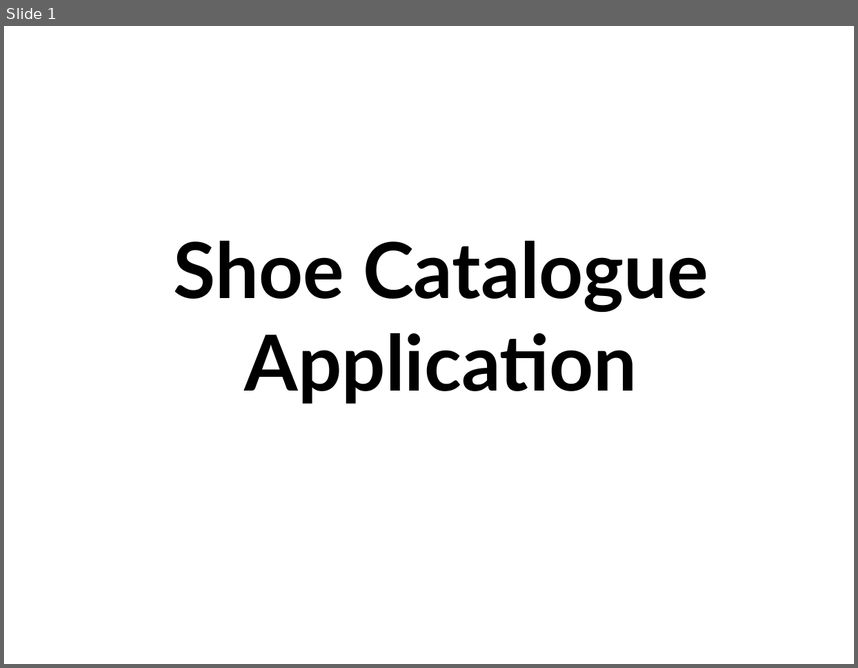
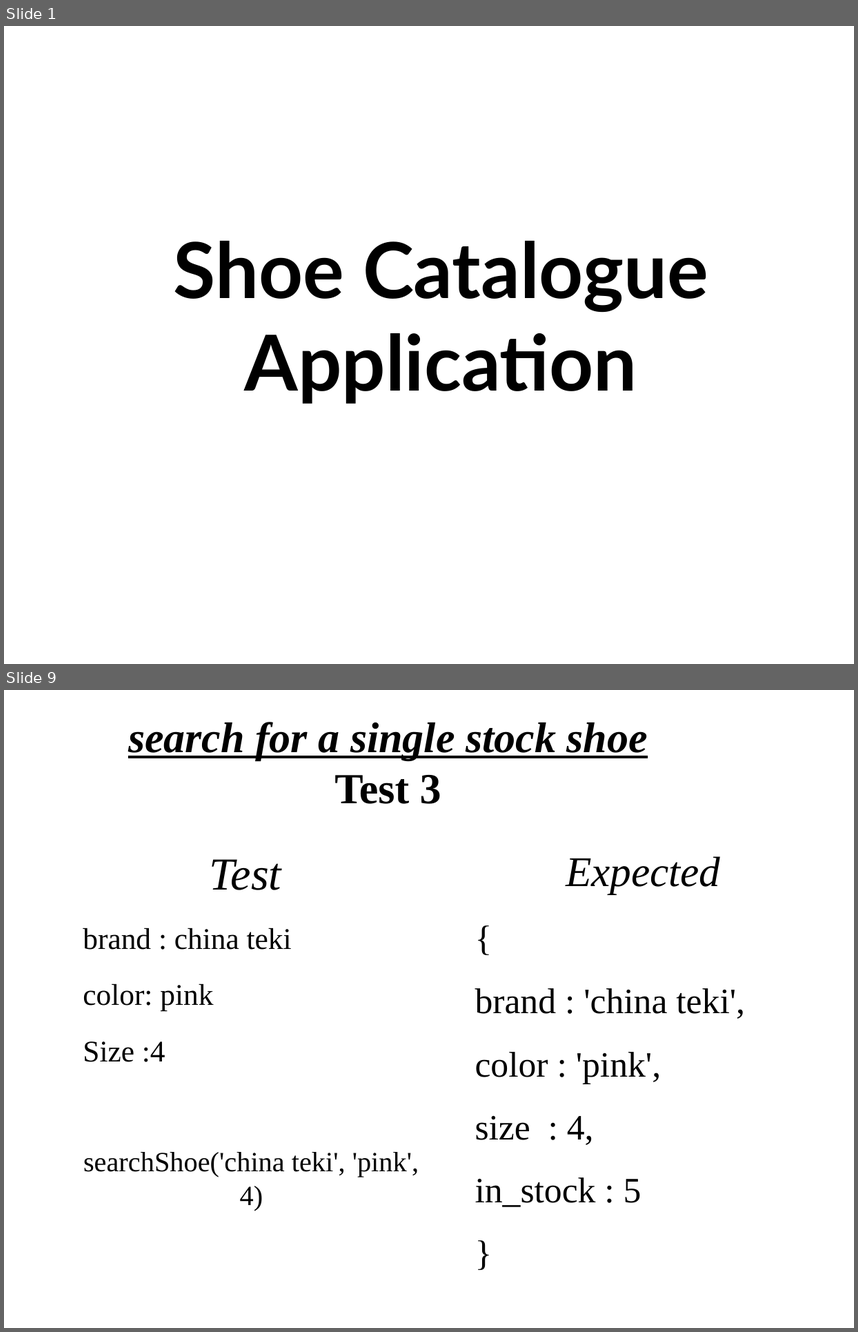
Before and after one commit to TaSiya/shoe, a slide deck: project presentation.odp. Shown one above the other, each under a label of ours: slide 1 before the commit, slides 1 and 9 after it; the slides between them are not shown. The pictures are 858x668 and 858x1332 pixels, drawn with LibreOffice and Linux fonts; fonts in the diff are those of the drawing; background and template pictures are left out. Boxes give left, top, right and bottom in pixels: in the first picture for what was removed or moved away, otherwise in the second. Text is boxed around its words. In the diff, an @@ line names an element or a change of style, - is before the commit and + after.

```diff
--- a/project presentation.odp
+++ b/project presentation.odp
@@ slide 9 added at [4, 690, 854, 1328], background picture (left out) @@
@@ title added at [128, 722, 648, 804], 40 pt, text #000000, bold, italic, underline @@
+search for a single stock shoe
+Test 3
@@ text added at [83, 859, 419, 1210], 26 pt, text #000000 @@
+Test
+brand : china teki
+color: pink
+Size :4
+searchShoe('china teki', 'pink', 4)
@@ text added at [475, 856, 745, 1207], 33.3 pt, text #000000 @@
+Expected
+{
+brand : 'china teki',
+color : 'pink',
+size : 4,
+in_stock : 5
+}
```
Also in this commit, not shown: 2 slides changed, 9 other slides added, 3 other files.
